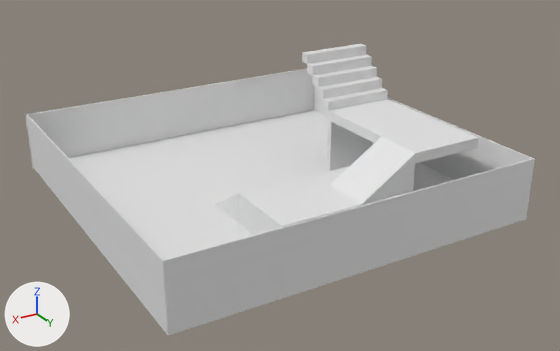
An edit to the Blender file Game/Content/Levels/DefaultLevel.blend, drawn before and after from the same camera.
The view is the same before and after, from a camera (50 mm lens) standing at (12.3, 21.73, 11.24) and looking at (-0.21, 0.87, 0.81). The lights are fixed; the arrows at lower left show +X, +Y and +Z.

In view in the first picture: 'Floor', 'Incline', 'Incline.001', 'JumpStart', 'Ledge', 'Ledge.001', 'Stair.001', 'Stair.002', 'Stair.003', 'Stair.004', 'Stair.005', 'Wall_East', 'Wall_North', 'Wall_South', 'Wall_West'.
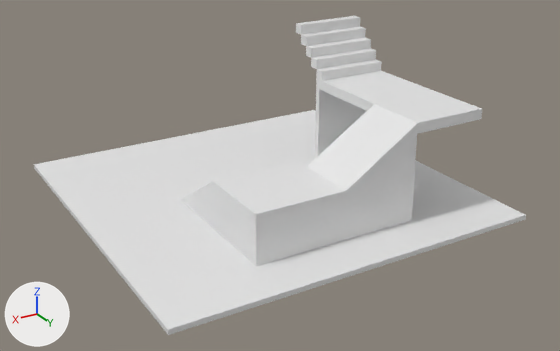
The change, as JSON lines over the scene's bpy script:
```json
{"op": "add", "block": "ob_wall_east", "code": "ob_wall_east.hide_set(True)"}
{"op": "add", "block": "ob_wall_north", "code": "ob_wall_north.hide_set(True)"}
{"op": "add", "block": "ob_wall_south", "code": "ob_wall_south.hide_set(True)"}
{"op": "add", "block": "ob_wall_west", "code": "ob_wall_west.hide_set(True)"}
{"op": "set", "path": "ob_incline.location", "old": "(1.17, 0.71, 0.29)", "new": "(1.79, 0.71, 0.87)"}
{"op": "set", "path": "ob_incline.scale", "old": "(0.857, 1.34, 0.857)", "new": "(1.08, 1.34, 0.857)"}
{"op": "set", "path": "ob_jumpstart.location", "old": "(-0.39, 3.38, 0.29)", "new": "(0.02, 3.38, 0.88)"}
{"op": "set", "path": "ob_jumpstart.scale", "old": "(2.4, 1.33, 0.851)", "new": "(2.86, 1.33, 0.851)"}
{"op": "set", "path": "ob_incline_001.location", "old": "(-1.47, 3.84, 1.55)", "new": "(-1.47, 3.62, 2.53)"}
{"op": "set", "path": "ob_incline_001.scale", "old": "(0.857, 1.34, 0.857)", "new": "(1.08, 1.34, 0.857)"}
{"op": "set", "path": "ob_ledge.location", "old": "(-4.14, 2.3, 2.23)", "new": "(-4.14, 1.9, 3.22)"}
{"op": "set", "path": "ob_ledge.scale", "old": "(2.4, 1.33, 0.175)", "new": "(2.81, 1.33, 0.175)"}
{"op": "set", "path": "ob_stair_001.location", "old": "(-4.14, -0.28, 2.58)", "new": "(-4.14, -0.73, 3.56)"}
{"op": "set", "path": "ob_stair_002.location", "old": "(-4.14, -0.63, 2.92)", "new": "(-4.14, -1.08, 3.91)"}
{"op": "set", "path": "ob_stair_004.location", "old": "(-4.14, -0.98, 3.27)", "new": "(-4.14, -1.43, 4.26)"}
{"op": "set", "path": "ob_stair_003.location", "old": "(-4.14, -1.34, 3.62)", "new": "(-4.14, -1.79, 4.61)"}
{"op": "set", "path": "ob_stair_005.location", "old": "(-4.14, -1.69, 3.97)", "new": "(-4.14, -2.14, 4.96)"}
{"op": "set", "path": "ob_ledge_001.location", "old": "(-4.14, 0.0, 0.93)", "new": "(-4.14, -0.8, 1.54)"}
{"op": "set", "path": "ob_ledge_001.scale", "old": "(0.102, 1.33, 1.13)", "new": "(0.102, 1.33, 1.51)"}
```

Boxes (x1, y1, x2, y2) around the edits, measured in the pictures (560 x 351 px):
```json
{"object": "Wall_North", "change": "hidden", "before": [163, 158, 535, 335]}
{"object": "JumpStart", "change": "moved, rescaled", "before": [238, 166, 413, 235], "after": [213, 158, 415, 267]}
{"object": "Wall_South", "change": "hidden", "before": [26, 69, 314, 168]}
{"object": "Ledge", "change": "moved, rescaled", "before": [328, 99, 479, 163], "after": [316, 71, 482, 134], "on screen": "10% wider"}
{"object": "Wall_West", "change": "hidden", "before": [27, 115, 168, 335]}
{"object": "Incline.001", "change": "moved, rescaled", "before": [330, 136, 416, 204], "after": [307, 104, 418, 191]}
{"object": "Ledge.001", "change": "moved, rescaled", "before": [327, 120, 374, 171], "after": [315, 88, 366, 158]}
{"object": "Wall_East", "change": "hidden", "before": [313, 86, 533, 180]}
{"object": "Stair.001", "change": "moved", "before": [323, 88, 388, 111], "after": [316, 60, 382, 81]}
{"object": "Stair.002", "change": "moved", "before": [318, 77, 382, 99], "after": [311, 48, 376, 69]}
{"object": "Stair.004", "change": "moved", "before": [312, 66, 377, 87], "after": [306, 38, 371, 58]}
{"object": "Stair.003", "change": "moved", "before": [307, 55, 372, 76], "after": [301, 27, 366, 46]}
{"object": "Stair.005", "change": "moved", "before": [302, 44, 366, 64], "after": [296, 16, 360, 35]}
{"object": "Incline", "change": "moved, rescaled", "before": [215, 184, 274, 223], "after": [181, 168, 270, 230]}
```
